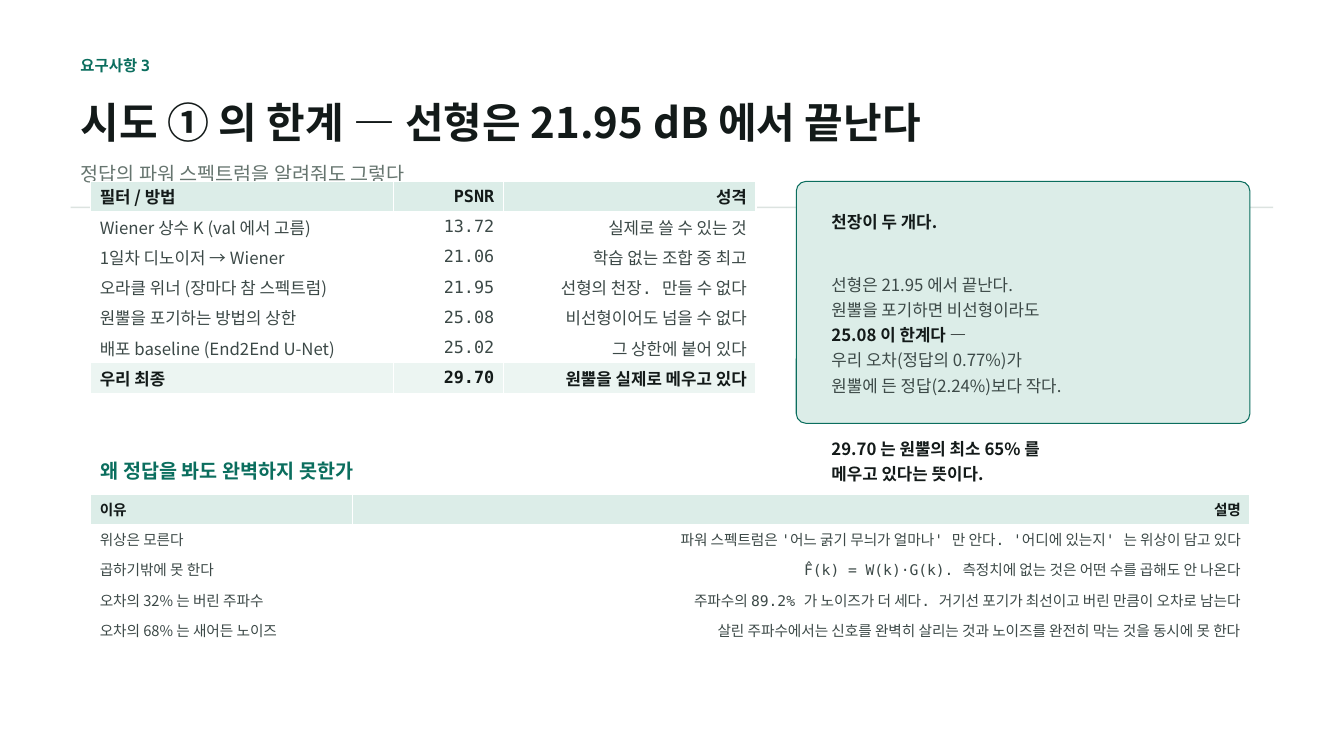
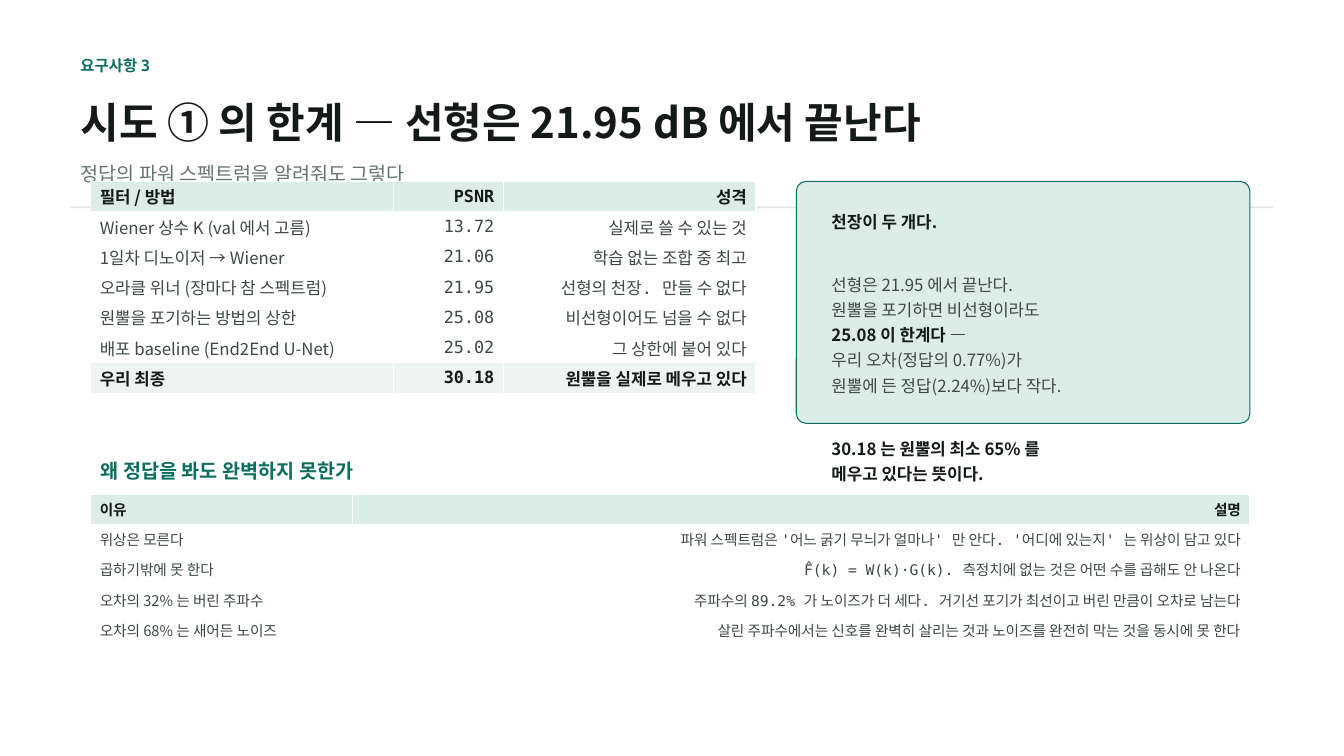
Before and after one commit to kithhooni-commits/ds-practice, a slide deck: slide 7 of 실습5/실습5_day3_발표.pptx. Drawn at 1344x756 pixels with LibreOffice and Linux fonts; fonts in the diff are those of the drawing. Boxes give left, top, right and bottom in pixels: in the first picture for what was removed or moved away, otherwise in the second. Text is boxed around its words. In the diff, an @@ line names an element or a change of style, - is before the commit and + after.

```diff
--- a/실습5/실습5_day3_발표.pptx
+++ b/실습5/실습5_day3_발표.pptx
@@ table at bbox=[91, 181, 757, 393] @@
-row 7, column 2: 29.70
+row 7, column 2: 30.18
@@ text at bbox=[831, 438, 1039, 460]: text changed @@
-29.70 는 원뿔의 최소 65% 를
+30.18 는 원뿔의 최소 65% 를
```
Also in this commit, not shown: 5 other slides changed.
